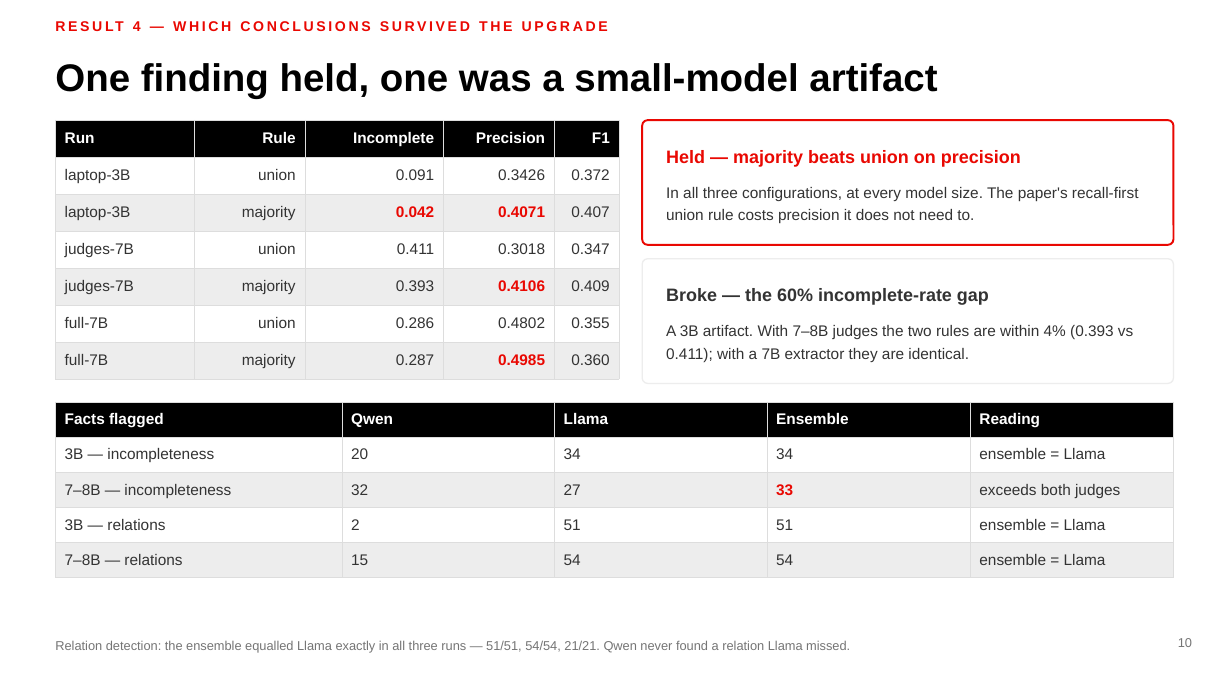
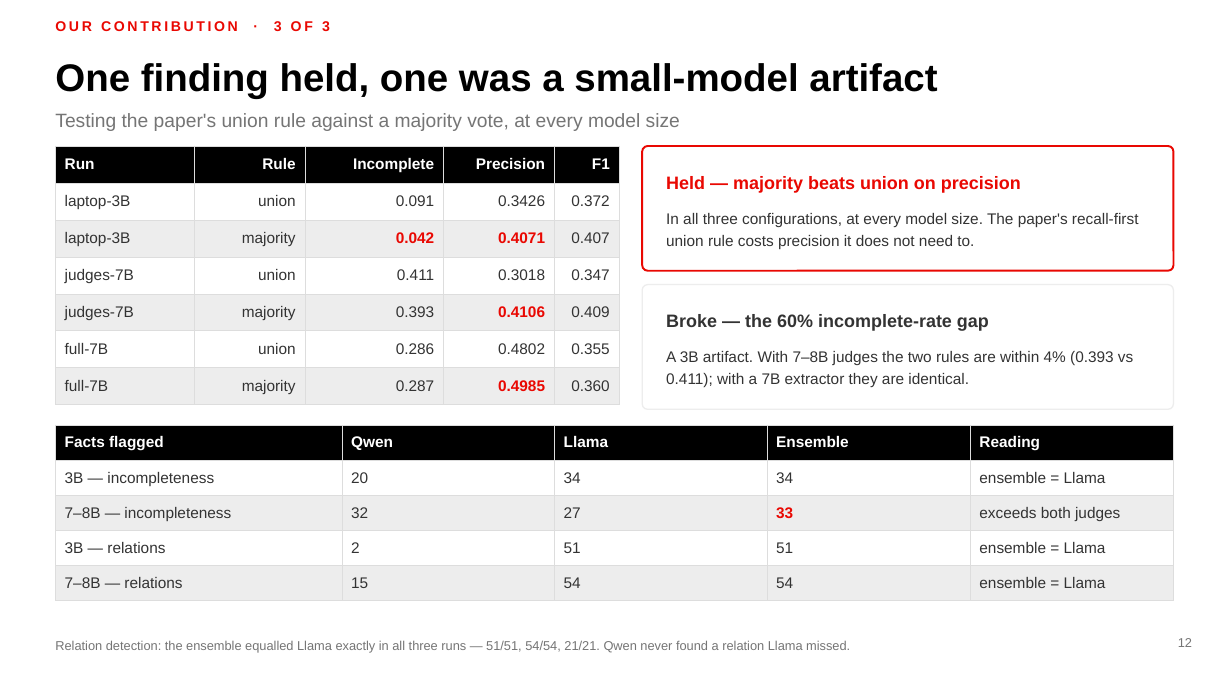
Before and after one commit to MadhavKrishna06/Verifact-Lite, a slide deck: slide 12 of presentation/VERIFACT-Lite-TTU.pptx (slide 10 before the commit). Drawn at 1232x693 pixels with LibreOffice and Linux fonts; fonts in the diff are those of the drawing. Boxes give left, top, right and bottom in pixels: in the first picture for what was removed or moved away, otherwise in the second. Text is boxed around its words. In the diff, an @@ line names an element or a change of style, - is before the commit and + after.

```diff
--- a/presentation/VERIFACT-Lite-TTU.pptx
+++ b/presentation/VERIFACT-Lite-TTU.pptx
@@ text at [55,21,330,31]: text changed @@
-RESULT 4 — WHICH CONCLUSIONS SURVIVED THE UPGRADE
+OUR CONTRIBUTION · 3 OF 3
@@ text added at [55,113,680,131], 15 pt, text #757575 @@
+Testing the paper's union rule against a majority vote, at every model size
@@ 4 texts, 2 tables, 2 rounded rectangles: place and size @@
-4 texts, 2 tables, 2 rounded rectangles at [55,120,1174,569]
+4 texts, 2 tables, 2 rounded rectangles at [55,146,1174,592]
@@ page number at [1178,638,1192,647]: text changed @@
-10
+12
```
Also in this commit, not shown: 13 other slides changed, 3 slides added, 2 slides removed, 1 other file.
